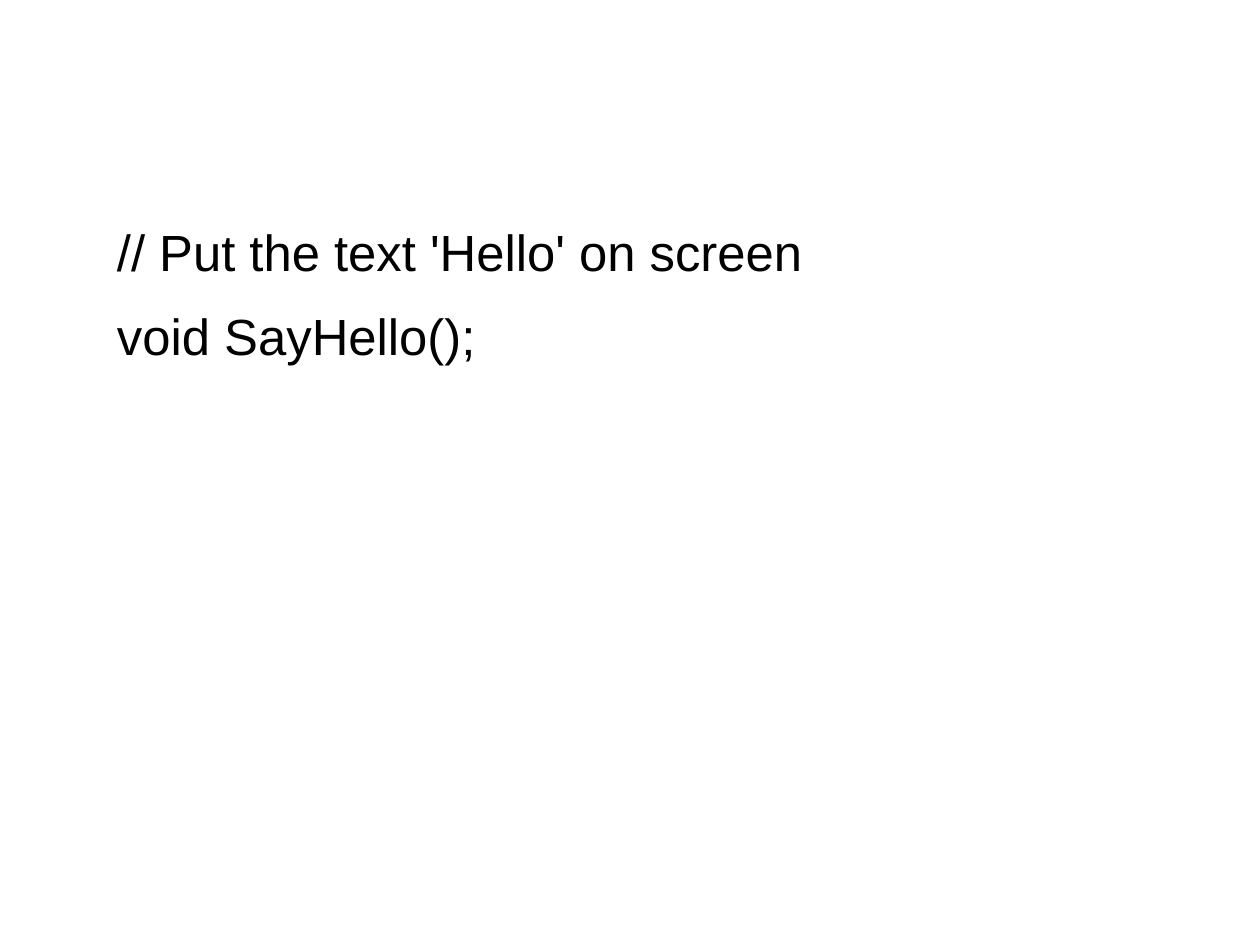
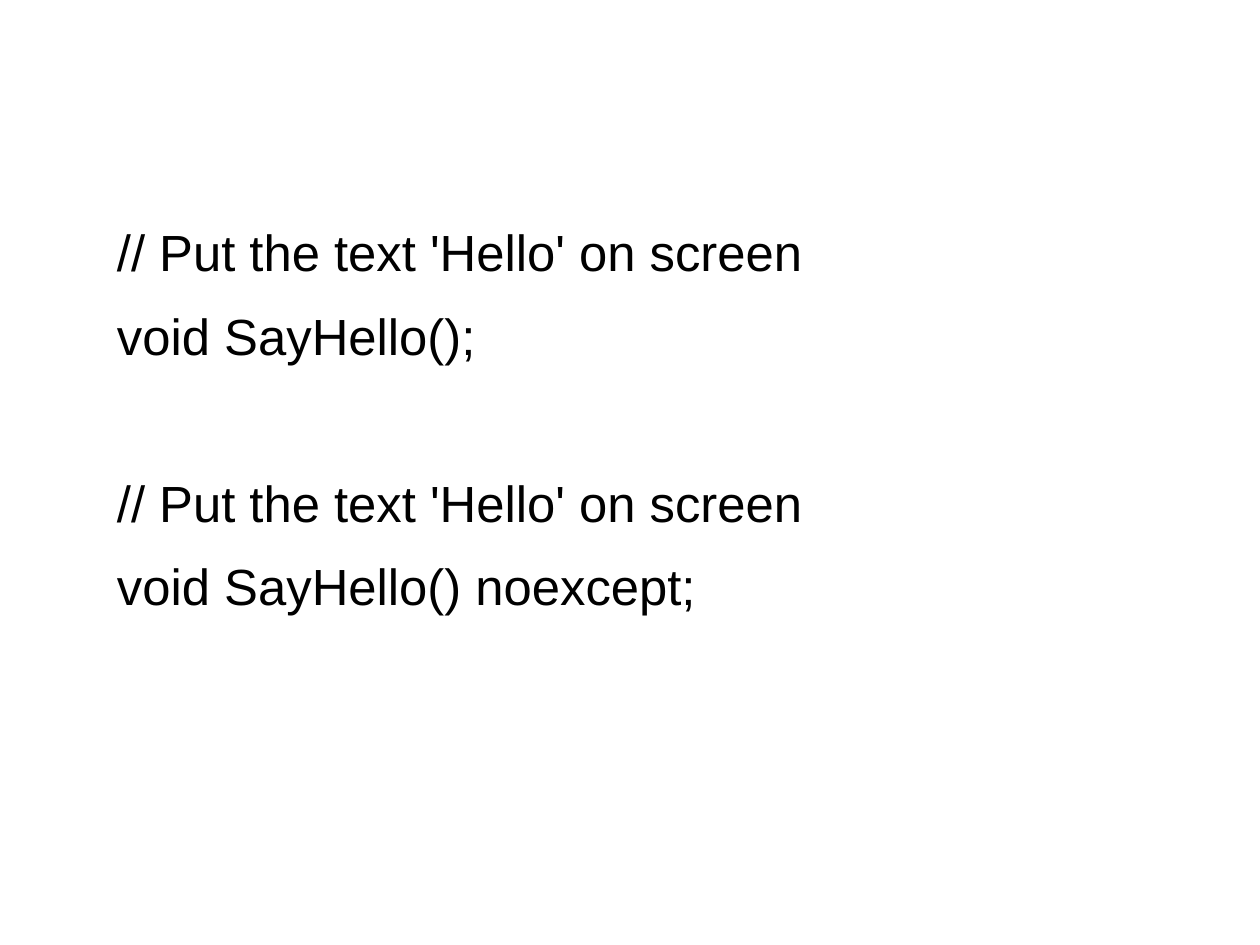
Before and after one commit to richelbilderbeek/CppPresentations, a slide deck: slide 14 of FunctionDesign/FunctionDesign.odp (slide 13 before the commit). Drawn at 1260x945 pixels with LibreOffice and Linux fonts; fonts in the diff are those of the drawing. Boxes give left, top, right and bottom in pixels: in the first picture for what was removed or moved away, otherwise in the second. Text is boxed around its words. In the diff, an @@ line names an element or a change of style, - is before the commit and + after.

```diff
--- a/FunctionDesign/FunctionDesign.odp
+++ b/FunctionDesign/FunctionDesign.odp
@@ text at (117,485,802,616): paragraphs added @@
+// Put the text 'Hello' on screen
+void SayHello() noexcept;
```
Also in this commit, not shown: 10 other slides changed, 1 slide added.
